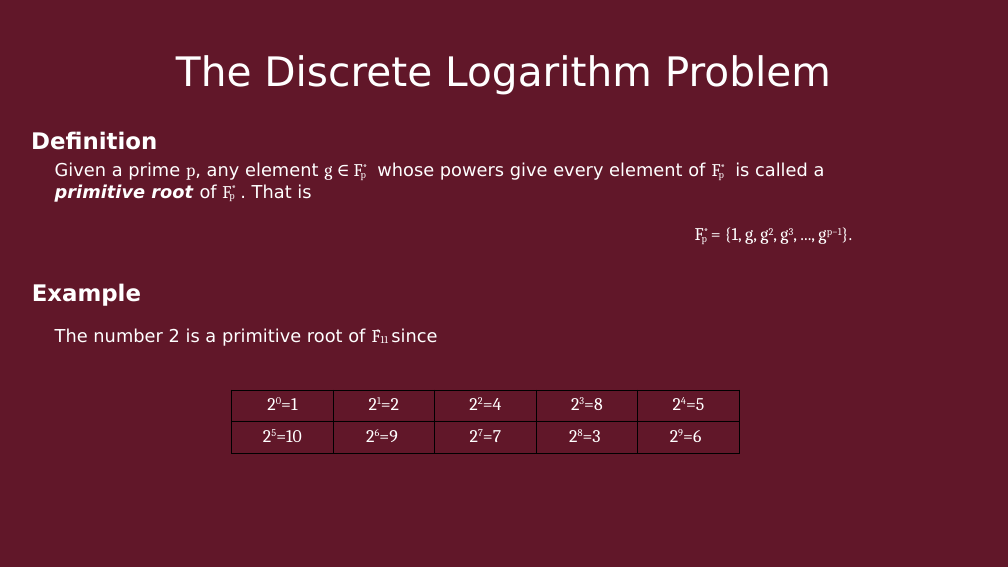
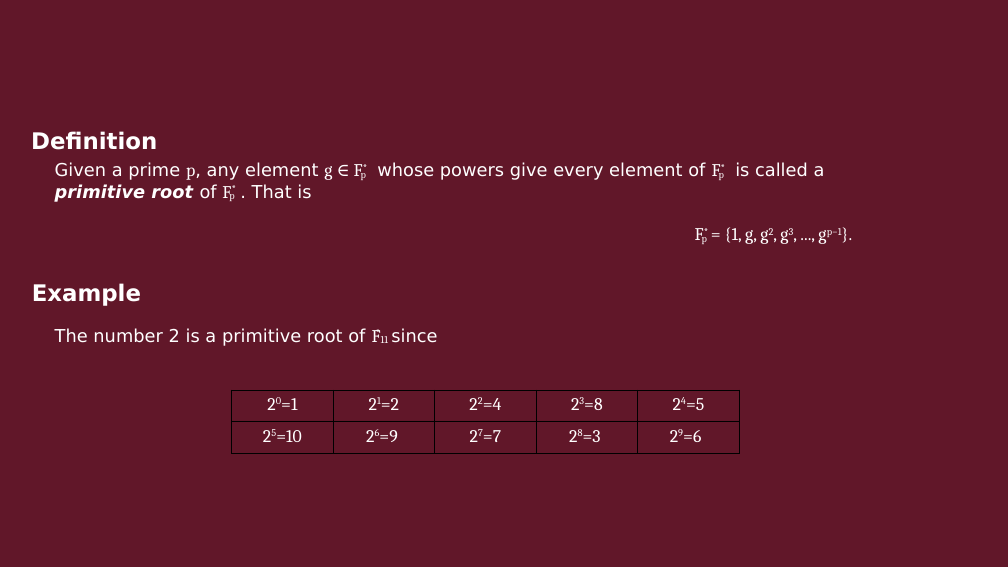
Before and after one commit to Quin-Darcy/seccom, a slide deck: slide 24 of presentation/cryptography_and_network_protocols.odp (slide 22 before the commit). Drawn at 1008x567 pixels with LibreOffice and Linux fonts; fonts in the diff are those of the drawing. Boxes give left, top, right and bottom in pixels: in the first picture for what was removed or moved away, otherwise in the second. Text is boxed around its words. In the diff, an @@ line names an element or a change of style, - is before the commit and + after.

```diff
--- a/presentation/cryptography_and_network_protocols.odp
+++ b/presentation/cryptography_and_network_protocols.odp
@@ title removed at [176,55,831,94] @@
-The Discrete Logarithm Problem
```
Also in this commit, not shown: 6 other slides changed, 4 slides added, 8 slides removed, 1 other file.
